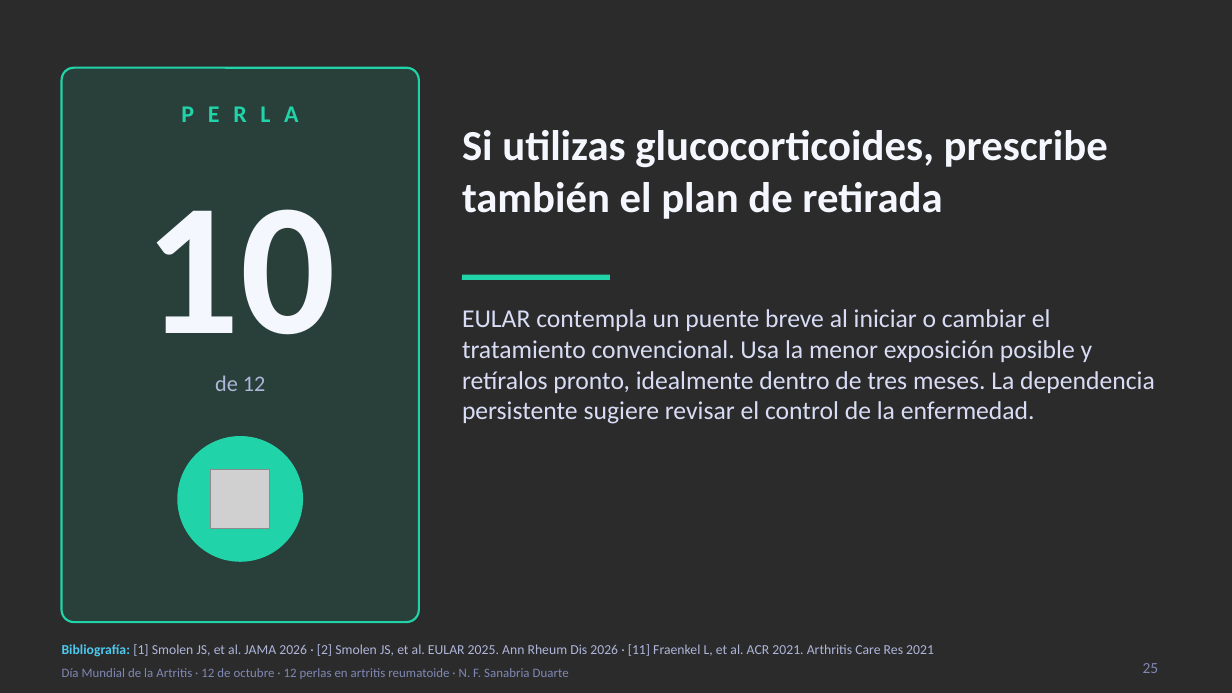
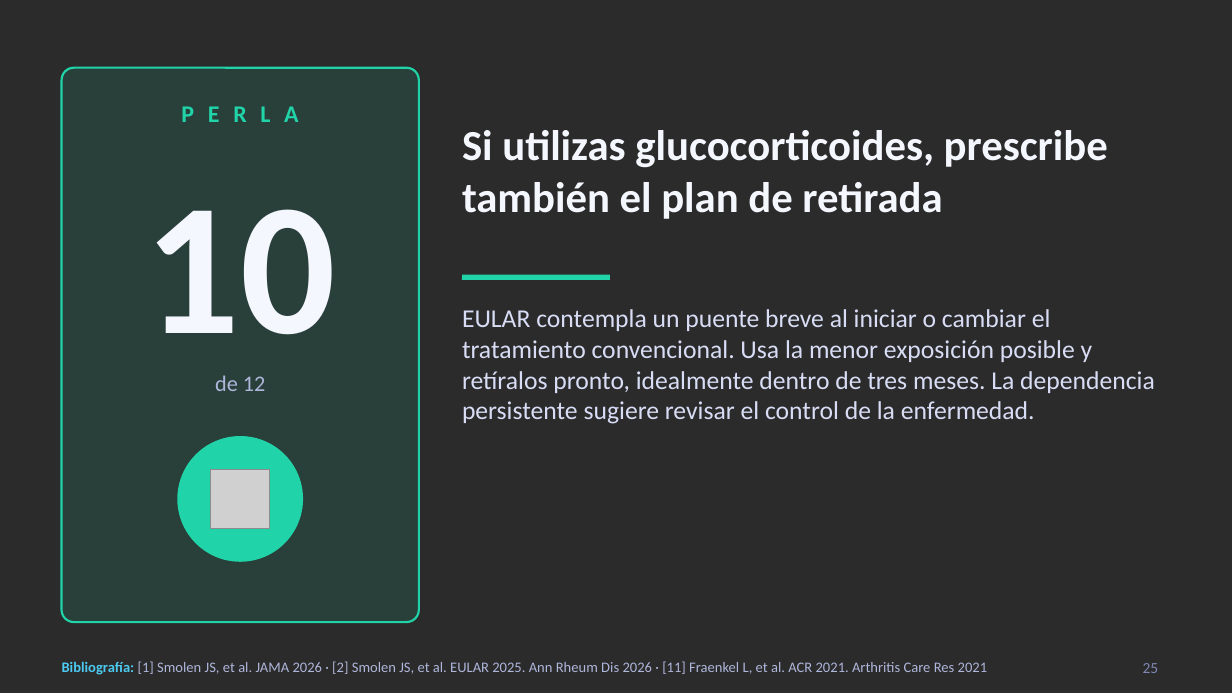
Before and after one commit to nestor120512/nes, a slide deck: slide 25 of 12_perlas_artritis_reumatoide.pptx. Drawn at 1232x693 pixels with LibreOffice and Linux fonts; fonts in the diff are those of the drawing; grey boxes stand for pictures; background and template pictures are left out; a plain dark background stands for a picture behind light text. Boxes give left, top, right and bottom in pixels: in the first picture for what was removed or moved away, otherwise in the second. Text is boxed around its words. In the diff, an @@ line names an element or a change of style, - is before the commit and + after.

```diff
--- a/12_perlas_artritis_reumatoide.pptx
+++ b/12_perlas_artritis_reumatoide.pptx
@@ text "Bibliografía: [1] Smolen JS, et ...": place and size @@
-text "Bibliografía: [1] Smolen JS, et ..." at <box>62,644,934,657</box>
+text "Bibliografía: [1] Smolen JS, et ..." at <box>62,661,987,675</box>
@@ text "Bibliografía: [1] Smolen JS, et ..." at <box>62,661,987,675</box>: size 8 to 8.5 pt @@
@@ text removed at <box>62,668,569,679</box> @@
-Día Mundial de la Artritis · 12 de octubre · 12 perlas en artritis reumatoide · N. F. Sanabria Duarte
```
Also in this commit, not shown: 33 other slides changed.
